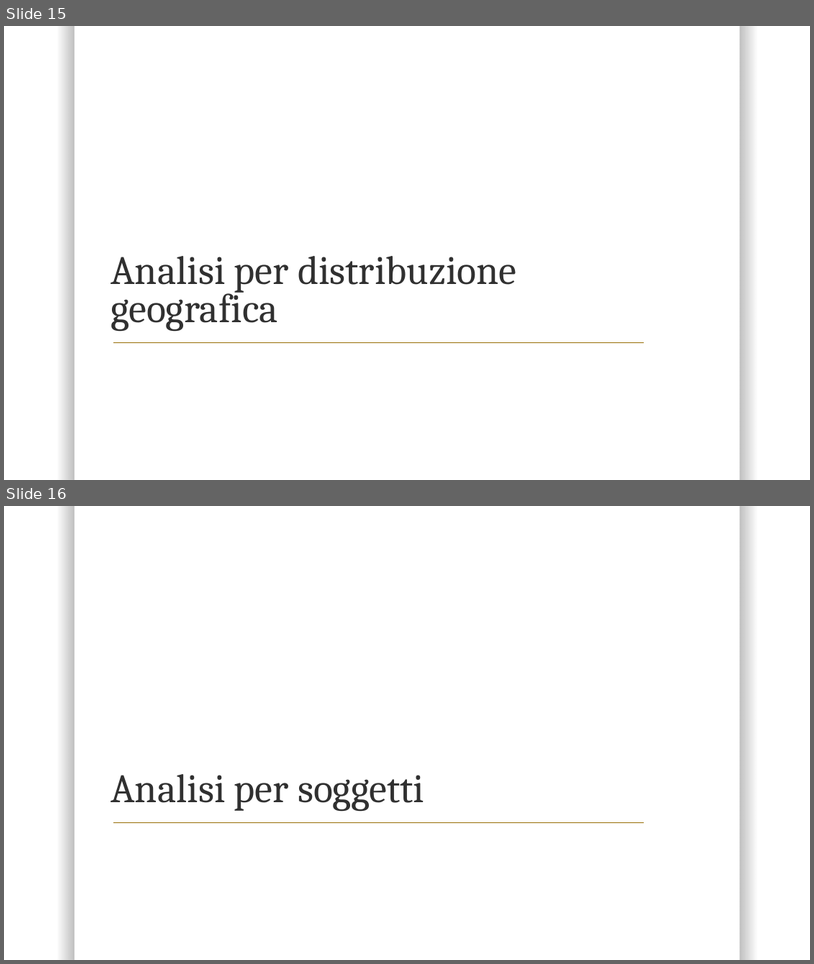
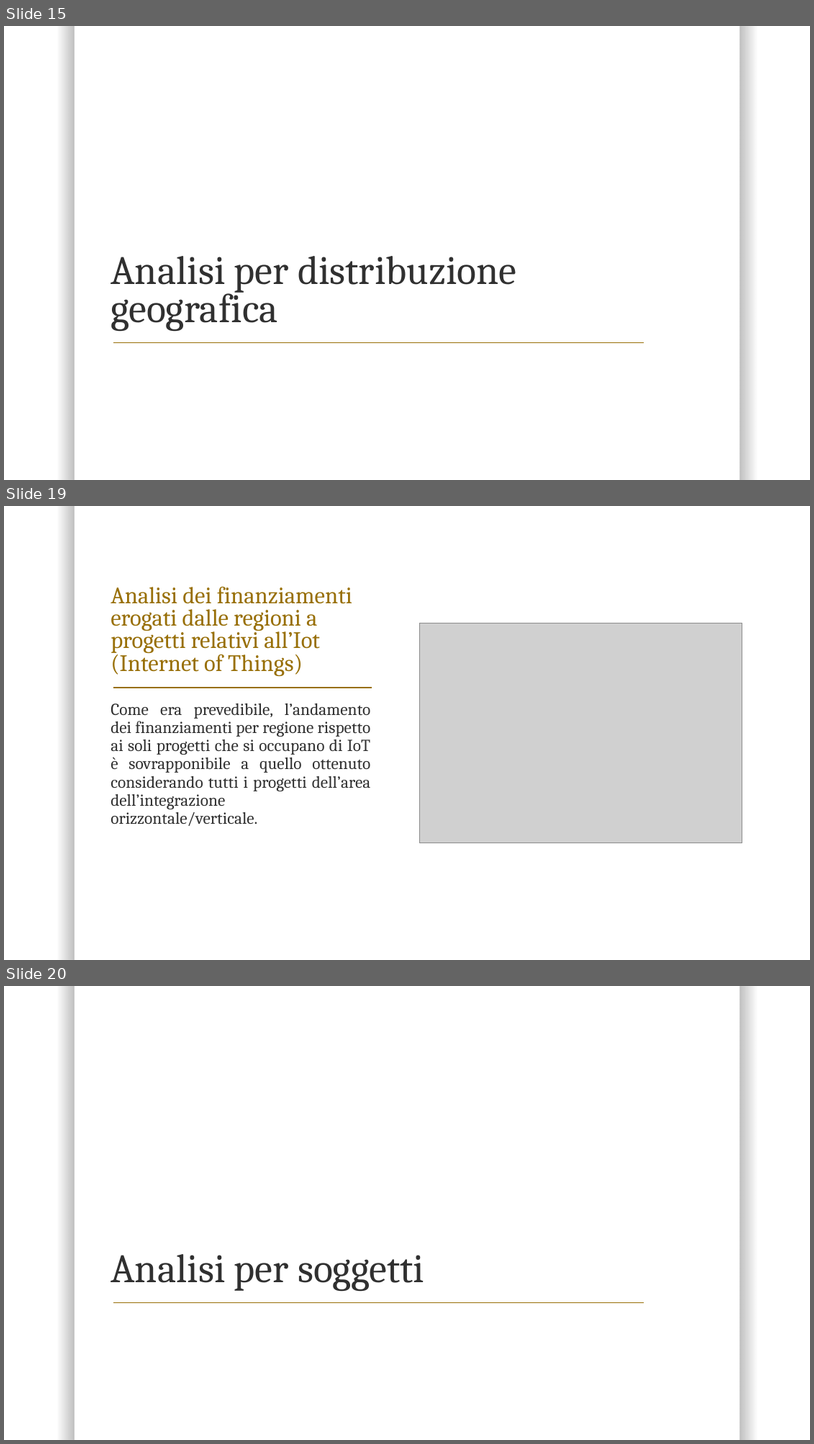
Before and after one commit to AdolfoCA/OI-Project, a slide deck: REPORT.pptx. Shown one above the other, each under a label of ours: slides 15 and 16 before the commit, slides 15, 19 and 20 after it; the slides between them are not shown. The pictures are 814x964 and 814x1444 pixels, drawn with LibreOffice and Linux fonts; fonts in the diff are those of the drawing; grey boxes stand for pictures; background and template pictures are left out. Boxes give left, top, right and bottom in pixels: in the first picture for what was removed or moved away, otherwise in the second. Text is boxed around its words. In the diff, an @@ line names an element or a change of style, - is before the commit and + after.

Commit message:
aggiunta analisi localizzazioni a presentazione

```diff
--- a/REPORT.pptx
+++ b/REPORT.pptx
@@ slide 19 added at (x1=4, y1=506, x2=810, y2=960), background #FFFFFF; not listed: 1 template element that a slide beside it also shows @@
@@ title added at (x1=111, y1=587, x2=352, y2=676), 28 pt, text #986F07 @@
+Analisi dei finanziamenti erogati dalle regioni a progetti relativi all’Iot (Internet of Things)
@@ picture added at (x1=419, y1=623, x2=743, y2=842) @@
@@ line added from (113, 687) to (372, 687), #986F07 1 pt @@
@@ text added at (x1=111, y1=703, x2=371, y2=826), 20 pt, text #303030 @@
+Come era prevedibile, l’andamento dei finanziamenti per regione rispetto ai soli progetti che si occupano di IoT è sovrapponibile a quello ottenuto considerando tutti i progetti dell’area dell’integrazione orizzontale/verticale.
@@ what was slide 16 is now slide 20 @@
```
Also in this commit, not shown: 3 other slides added, 2 other files.
